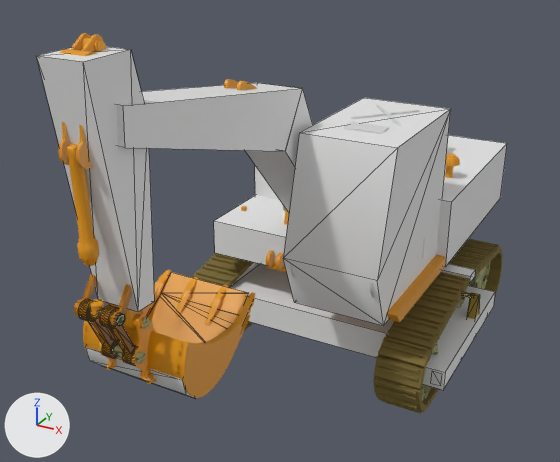
The FBX model newton-4.00/applications/media/excavator.fbx, before and after one commit.
Rendered twice from a 50 mm camera at (5.12, -12.38, 7.64) aimed at (-0.37, -2.39, 2.64). Lighting does not change. The marker at lower left points along +X, +Y and +Z. Mesh edges are drawn as thin lines on the coarser meshes. Where no turn or scale is listed for an object, it has been applied to the vertices. Vertices at the same position are counted once.

Objects in the first picture: 'EngineBody', 'arm02', 'arm1-hidden-convexhull001', 'arm1-hidden-convexhull002', 'arm2-hidden-convexhull001', 'box-hidden-Box001', 'box-hidden-Box003', 'box-hidden-box00', 'box-hidden-box001', 'bucket', 'bucket-hidden-convexhull_ b05', 'cabiin-hidden-convexhull'.
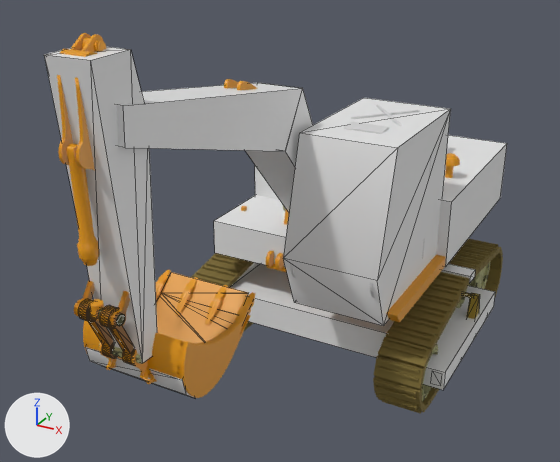
What the commit changed:
me_mesh_030 has 10 vertices, 16 faces and spans x -0.3..0.29, y -0.61..0.28, z -1.32..1.58.
me_mesh_030 is used by ob_arm2_hidden_convexhull001; location (-0.27, -6.3, 4.6).
Before the commit, vertices of me_mesh_030: 0 (-0.3, -0.12, -1.32) at pixel (98, 299), 1 (0.28, -0.12, -1.32) at pixel (138, 311), 2 (-0.29, 0.17, -1.32), 3 (0.29, 0.17, -1.32) at pixel (154, 301).
Part 1, on me_mesh_030:
Vertices 0 to 3 of me_mesh_030 move by (0.0, 0.0, -0.69).
Vertex 4 of me_mesh_030 moves from (-0.29, -0.61, 1.58) at pixel (36, 55) to (-0.29, -0.51, 1.58) at pixel (44, 54).
Vertex 5 of me_mesh_030 moves from (0.29, -0.61, 1.58) at pixel (83, 61) to (0.29, -0.51, 1.58) at pixel (90, 60).

Pixel boxes (x1, y1, x2, y2) of what changed, in the pictures (560 x 462 px):
'arm2-hidden-convexhull001', reshaped (19% taller)
    before: (37, 47, 154, 312)
    after: (44, 47, 157, 363)
